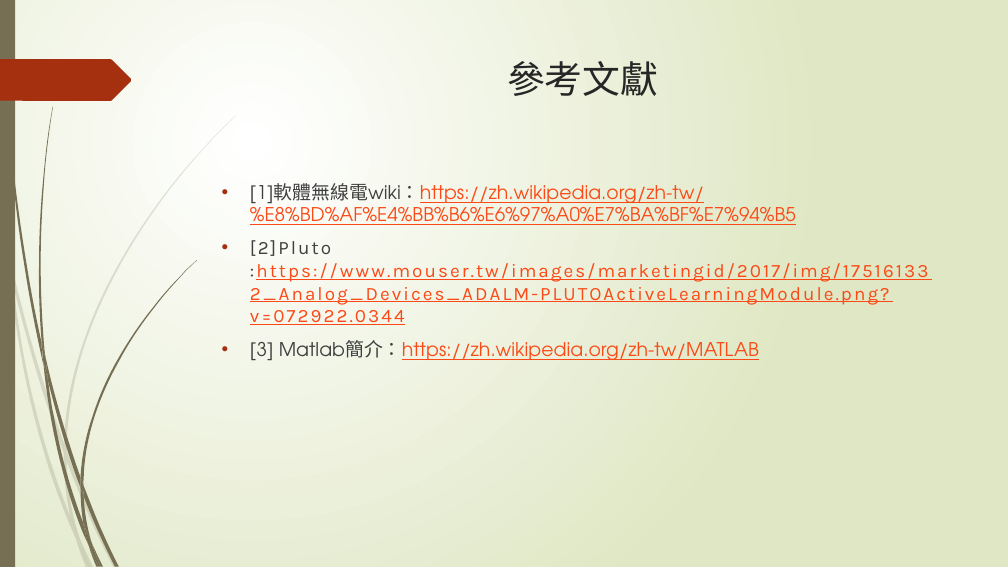
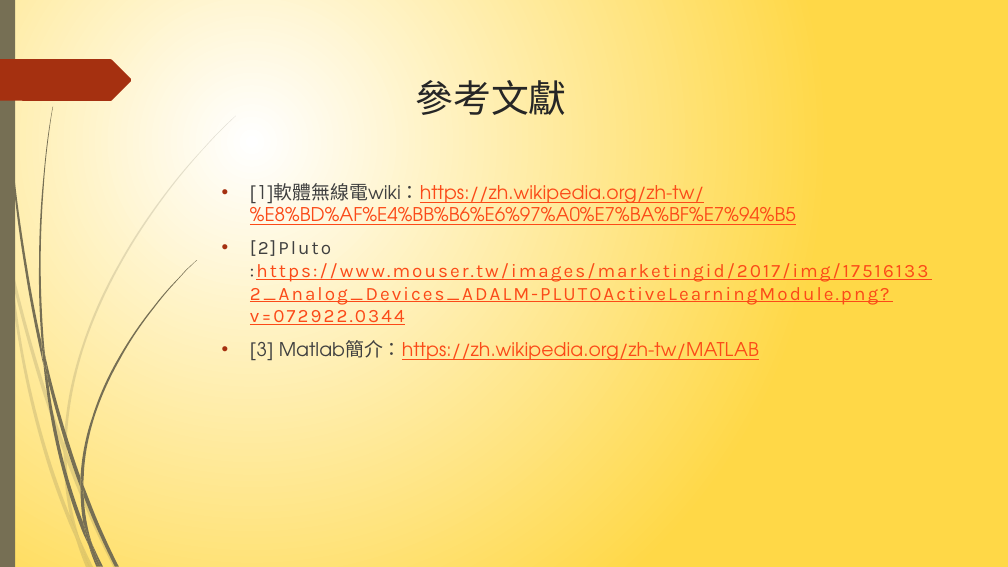
Before and after one commit to NIUWCSP/OTSM, a slide deck: slide 17 of report/以SDR實現OTSM通訊技術.pptx (slide 16 before the commit). Drawn at 1008x567 pixels with LibreOffice and Linux fonts; fonts in the diff are those of the drawing. Boxes give left, top, right and bottom in pixels: in the first picture for what was removed or moved away, otherwise in the second. Text is boxed around its words. In the diff, an @@ line names an element or a change of style, - is before the commit and + after.

```diff
--- a/report/以SDR實現OTSM通訊技術.pptx
+++ b/report/以SDR實現OTSM通訊技術.pptx
@@ background gradient #FFFFFF to #DFE8C4 to gradient #FFFFFF to #FFD847 @@
@@ title "參考文獻": place and size @@
-title "參考文獻" at box(507, 61, 658, 96)
+title "參考文獻" at box(416, 80, 567, 115)
```
Also in this commit, not shown: 17 other slides changed, 1 slide added.
